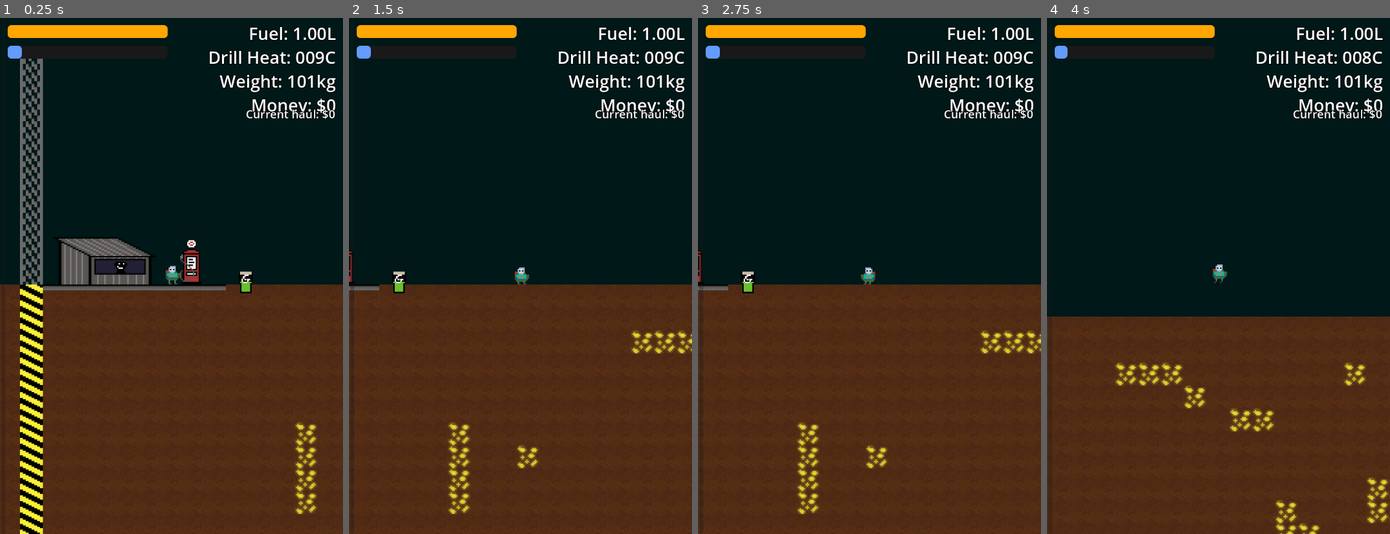
Above: before the commit, frames 1-4 (left to right).
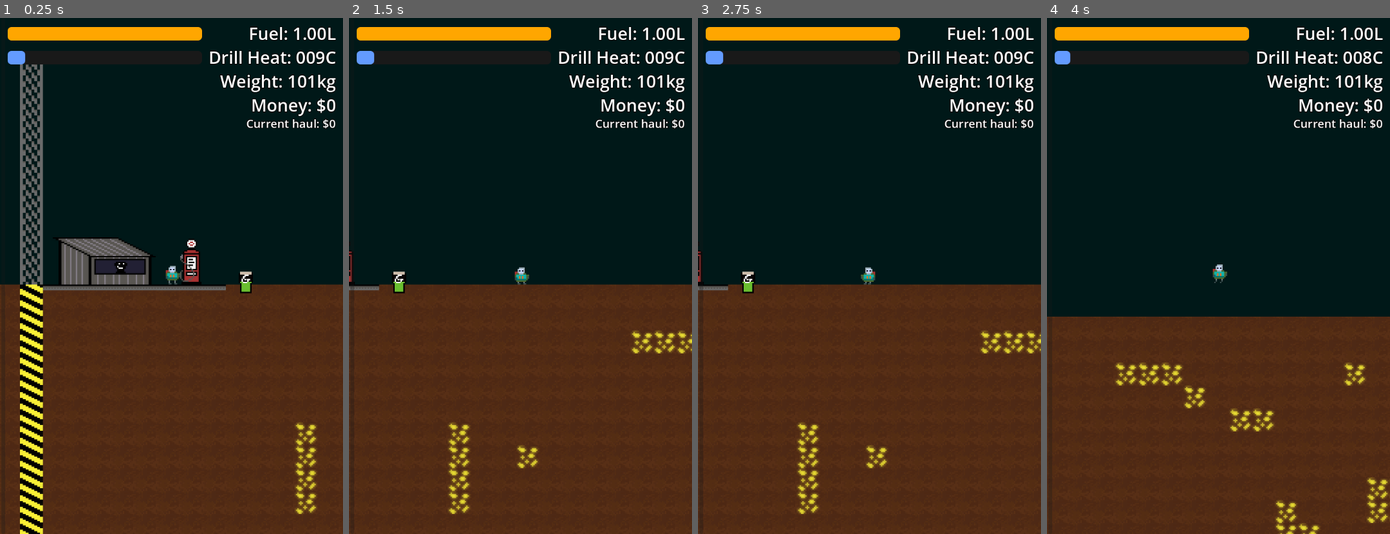
Above: after the commit, the same moments.

Repository: brikr/ludum-dare-57
Game: Godot game, scene res://scenes/main/main.tscn
Same seed, same stepped clock (60 frames per second), same inputs: the game is played once before the commit and once after it. This scene is started directly instead of the project's main scene.
Inputs (mouse positions are in pixels of both pictures, inside the frame that each line leads up to):
- Up to frame 1 (0.25 s): no input
- Up to frame 2 (1.5 s): tap Enter at 0.5 s; move the mouse to (595, 250) at 0.52 s; hold D (move_right) from 0.53 s (still down); tap F (interact) at 0.6 s; tap Space (jump) at 0.77 s; move the mouse to (451, 301) at 1.27 s; click (451, 301) at 1.35 s
- Up to frame 3 (2.75 s): tap Space (jump) at 1.52 s; move the mouse to (903, 162) at 2.02 s; release D (move_right) at 2.03 s; hold A (move_left) from 2.03 s (still down); tap F (interact) at 2.1 s
- Up to frame 4 (4 s): move the mouse to (1201, 379) at 2.77 s; release A (move_left) at 2.78 s; hold D (move_right) from 2.78 s (still down); click (1201, 379) at 2.85 s; tap Space (jump) at 3.02, 3.77 s; move the mouse to (1321, 353) at 3.52 s; tap F (interact) at 3.6 s

The runs differ from the first frame. In frame 1, 2.9% of the frame differs, in the area x 2-98%, y 1-22%; in frame 2, 2.9%; in frame 3, 2.9%; in frame 4, 2.9%.

Commit message:
cool hud

Diff:
--- a/scenes/hud/hud.gd
+++ b/scenes/hud/hud.gd
@@ -1,10 +1,10 @@
 extends CanvasLayer
 
-const FUEL_WEIGHT_MONEY_TEMPLATE := """Fuel: %.2fL
-Drill Heat: %03dC
-Weight: %dkg
-Money: $%d"""
-const CURRENT_HAUL_VALUE_TEMPLATE := "Current haul: $%d"
+const FUEL_WEIGHT_MONEY_TEMPLATE := """Fuel: [code]%.2fL[/code]
+Drill Heat: [code]%03dC[/code]
+Weight: [code]%dkg[/code]
+Money: [code]$%d[/code]"""
+const CURRENT_HAUL_VALUE_TEMPLATE := "Current haul: [code]$%d[/code]"
 
 # stored on node so we can recolor it based on its value
 var heat_fill_style = get_base_stylebox()
--- a/scenes/hud/hud.tscn
+++ b/scenes/hud/hud.tscn
@@ -7,29 +7,35 @@
 [node name="HUD" type="CanvasLayer"]
 script = ExtResource("1_cgeww")
 
-[node name="Status" type="Label" parent="."]
+[node name="Status" type="RichTextLabel" parent="."]
 offset_left = 15.0
 offset_top = 7.0
 offset_right = 705.0
-offset_bottom = 203.0
-theme_override_constants/line_spacing = 0
-theme_override_fonts/font = ExtResource("2_c45xl")
-theme_override_font_sizes/font_size = 36
-text = "Fuel: 1.00L
-Drill Heat: 010C
-Weight: 100kg
-Money: $0"
+offset_bottom = 207.0
+theme = ExtResource("1_48c2t")
+theme_override_constants/outline_size = 5
+theme_override_fonts/mono_font = ExtResource("2_c45xl")
+theme_override_font_sizes/mono_font_size = 36
+theme_override_font_sizes/normal_font_size = 36
+bbcode_enabled = true
+text = "Fuel: [code]1.00L[/code]
+Drill Heat: [code]000C[/code]
+Weight: [code]000kg[/code]
+Money: [code]$00000[/code]"
 horizontal_alignment = 2
 
-[node name="CurrentHaulValue" type="Label" parent="."]
+[node name="CurrentHaulValue" type="RichTextLabel" parent="."]
 offset_left = 16.0
-offset_top = 184.0
+offset_top = 204.0
 offset_right = 704.0
-offset_bottom = 218.0
+offset_bottom = 238.0
 theme = ExtResource("1_48c2t")
-theme_override_fonts/font = ExtResource("2_c45xl")
-theme_override_font_sizes/font_size = 24
-text = "Current Haul: $0"
+theme_override_constants/outline_size = 5
+theme_override_fonts/mono_font = ExtResource("2_c45xl")
+theme_override_font_sizes/mono_font_size = 24
+theme_override_font_sizes/normal_font_size = 24
+bbcode_enabled = true
+text = "Current Haul: [code]$0[/code]"
 horizontal_alignment = 2
 
 [node name="RespawnHint" type="Label" parent="."]
@@ -66,16 +72,16 @@
 
 [node name="HeatProgressBar" type="ProgressBar" parent="."]
 offset_left = 16.0
-offset_top = 58.0
-offset_right = 352.0
-offset_bottom = 85.0
+offset_top = 69.0
+offset_right = 424.0
+offset_bottom = 97.0
 value = 50.0
 show_percentage = false
 
 [node name="FuelProgressBar" type="ProgressBar" parent="."]
 offset_left = 16.0
-offset_top = 15.0
-offset_right = 352.0
-offset_bottom = 42.0
+offset_top = 19.0
+offset_right = 424.0
+offset_bottom = 47.0
 value = 50.0
 show_percentage = false
